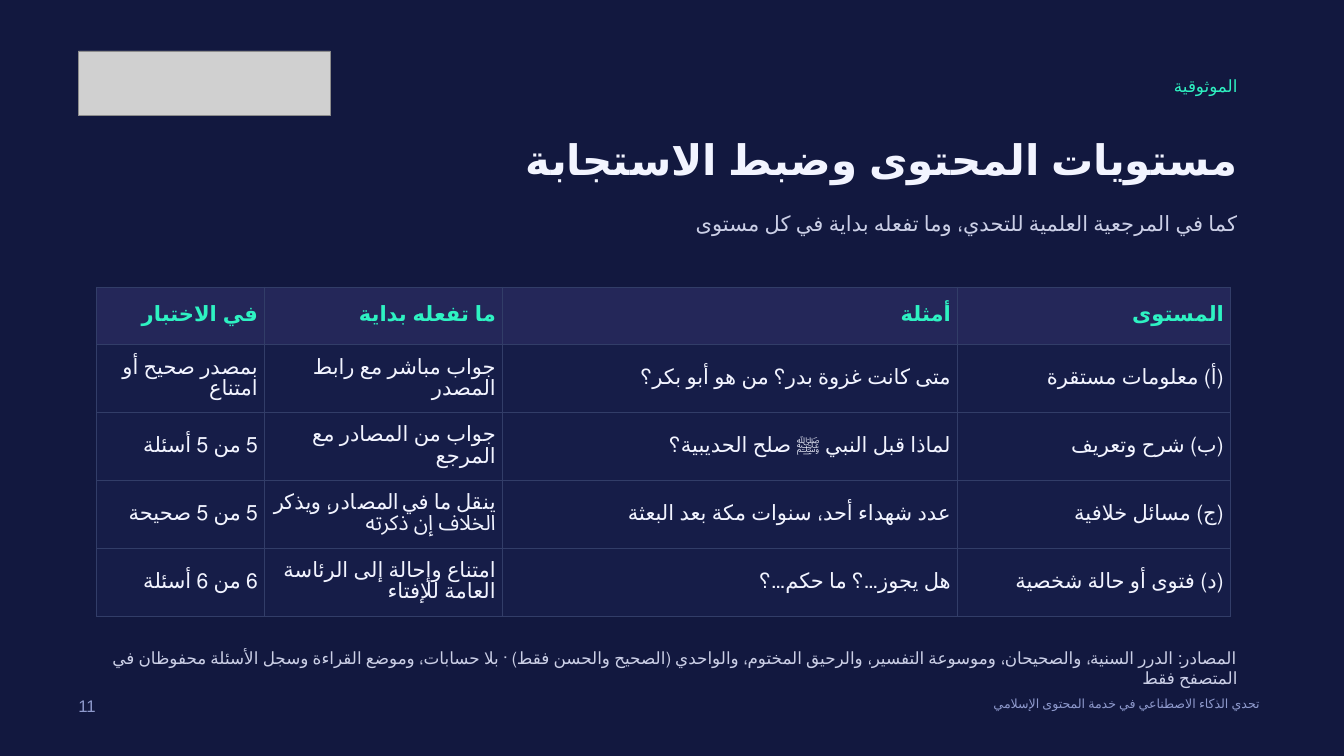
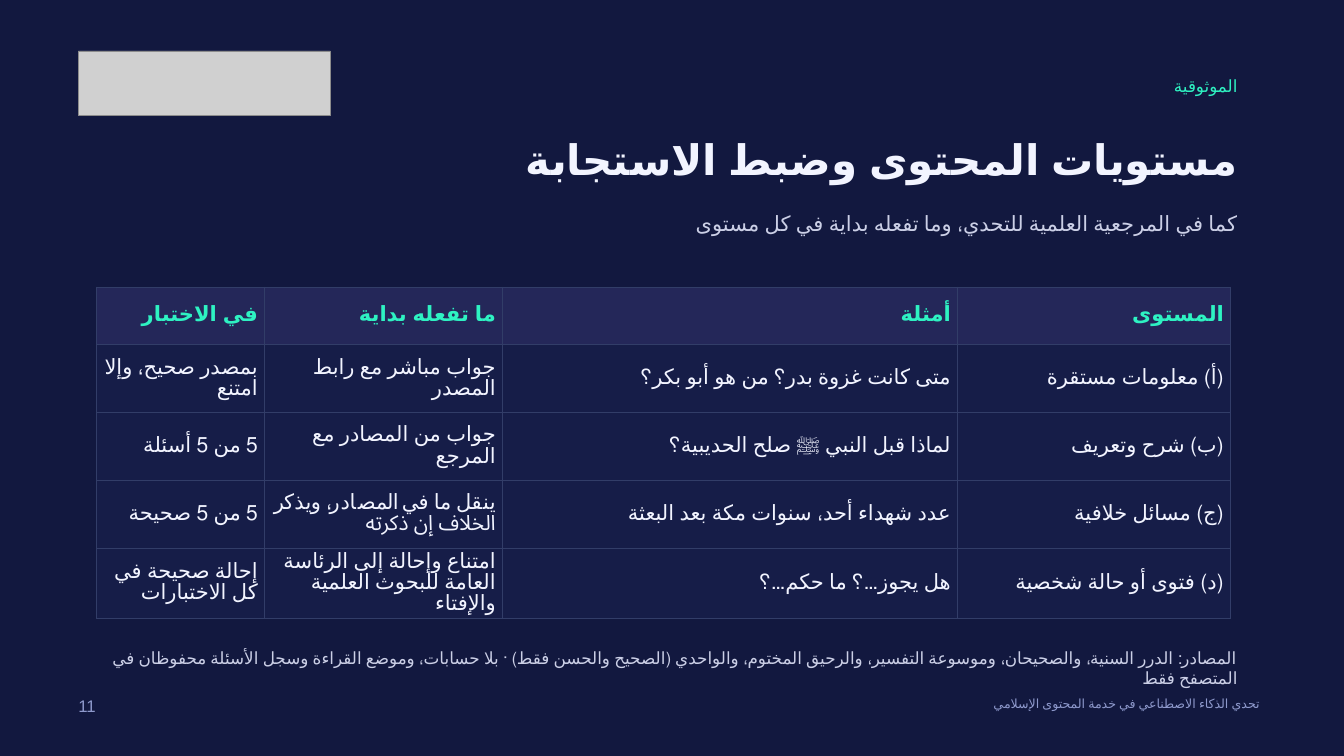
Before and after one commit to omarbintalib/Bidaya, a slide deck: slide 11 of docs/proposal/Bidaya_presentation.pptx. Drawn at 1344x756 pixels with LibreOffice and Linux fonts; fonts in the diff are those of the drawing; grey boxes stand for pictures; background and template pictures are left out. Boxes give left, top, right and bottom in pixels: in the first picture for what was removed or moved away, otherwise in the second. Text is boxed around its words. In the diff, an @@ line names an element or a change of style, - is before the commit and + after.

```diff
--- a/docs/proposal/Bidaya_presentation.pptx
+++ b/docs/proposal/Bidaya_presentation.pptx
@@ table at [97,287,1230,619] @@
-row 2, column 1: بمصدر صحيح أو امتناع
+row 2, column 1: بمصدر صحيح، وإلا امتنع
-row 5, column 1: 6 من 6 أسئلة
+row 5, column 1: إحالة صحيحة في كل الاختبارات
-row 5, column 2: امتناع وإحالة إلى الرئاسة العامة للإفتاء
+row 5, column 2: امتناع وإحالة إلى الرئاسة العامة للبحوث العلمية والإفتاء
```
Also in this commit, not shown: 7 other slides changed.
